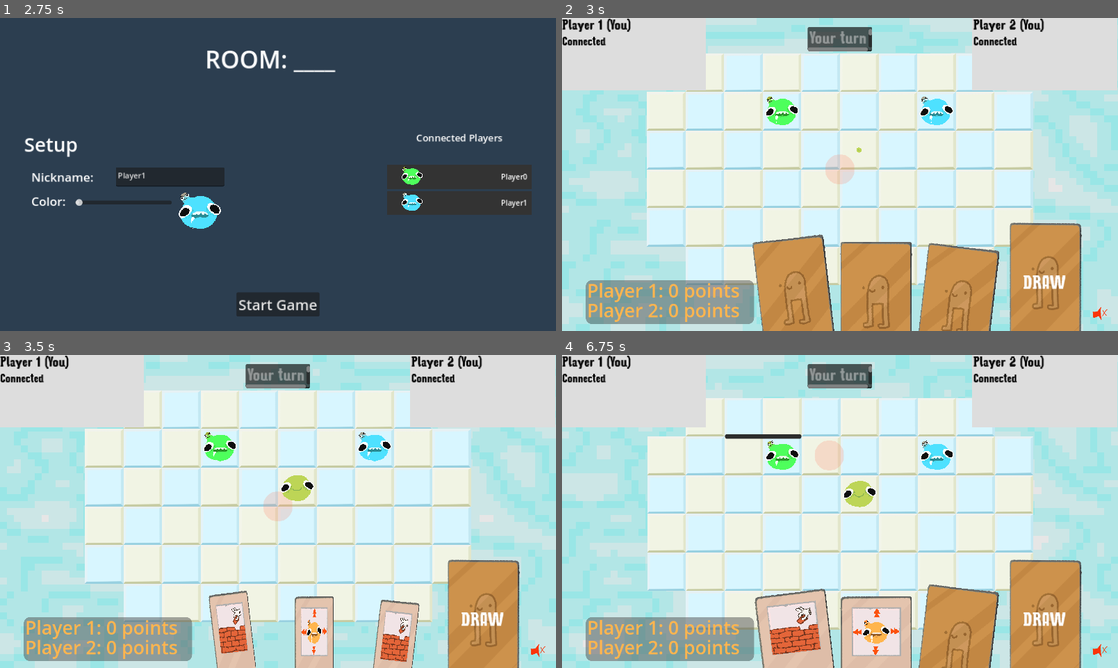
Above: before the commit, frames 1-4 (two rows, left to right).
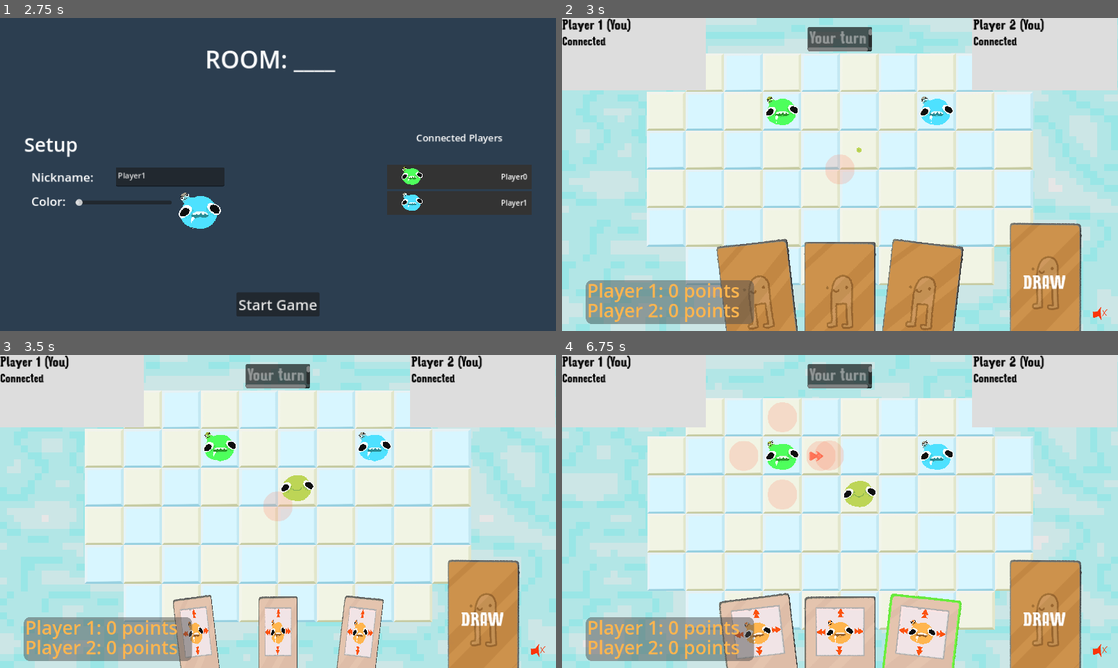
Above: after the commit, the same moments.

Repository: patator62180/GDWL_67
Game: Godot game, scene res://scenes/main/main.tscn
Two runs of this game, one before a commit and one after it. Both use one fixed random seed, a clock stepped at 60 frames per second and the inputs below.
Inputs (mouse positions are in pixels of both pictures, inside the frame that each line leads up to):
- Up to frame 1 (2.75 s): click "[FAKE] Start as player (local)" at 0.5 s; click (322, 274) at 1.27 s; type "12" at 1.35 s; click "PLAY LOCAL" at 2 s
- Up to frame 2 (3 s): click "Start Game" at 2.75 s
- Up to frame 3 (3.5 s): no input
- Up to frame 4 (6.75 s): tap Enter (ui_accept) at 3.5 s; drag from (840, 511) to (784, 448) at 3.52 s; drag from (762, 655) to (784, 455) at 4.27 s; move the mouse to (840, 655) at 5.02 s; hold Right (right) 5.03-5.75 s; click (840, 655) at 5.17 s; drag from (917, 655) to (934, 448) at 5.77 s; drag from (778, 455) to (934, 455) at 6.52 s

Frame 1 is identical in both runs. In frame 2, 7.6% of the frame differs, in the area x 27-79%, y 69-100%; in frame 3, 8.7%; in frame 4, 11%, in the area x 28-79%, y 15-100%.

Commit message:
HAMMER TIME

Diff:
--- a/scenes/cards/card.tscn
+++ b/scenes/cards/card.tscn
@@ -163,9 +163,10 @@
 anchor_top = 0.5
 anchor_right = 0.5
 anchor_bottom = 0.5
-offset_top = 0.000152588
-offset_right = 150.0
-offset_bottom = 250.001
+offset_left = -75.0
+offset_top = -125.002
+offset_right = 75.0
+offset_bottom = 124.999
 grow_horizontal = 2
 grow_vertical = 2
 pivot_offset = Vector2(75, 125)
--- a/scenes/cards/hand.gd
+++ b/scenes/cards/hand.gd
@@ -21,8 +21,9 @@
 
 # Called when the node enters the scene tree for the first time.
 func _ready():
-    card_ressources.append(preload("res://scenes/cards/movement_card.tres"))
-    card_ressources.append(preload("res://scenes/cards/wall_card.tres"))
+    card_ressources.append(preload("res://scenes/cards/resources/movement_card.tres"))
+    card_ressources.append(preload("res://scenes/cards/resources/wall_card.tres"))
+    card_ressources.append(preload("res://scenes/cards/resources/hammer_card.tres"))
     card_scene = preload("res://scenes/cards/card.tscn")
     for ressource in card_ressources:
         total_weight += ressource.weight
--- /dev/null
+++ b/scenes/cards/resources/hammer_card.tres
@@ -0,0 +1,10 @@
+[gd_resource type="Resource" load_steps=3 format=3 uid="uid://bvshsitoer67q"]
+
+[ext_resource type="Texture2D" uid="uid://eog1weltf0pg" path="res://sprites/hammer.png" id="1_53u8c"]
+[ext_resource type="Script" path="res://scenes/cards/card_resource.gd" id="2_ciddk"]
+
+[resource]
+script = ExtResource("2_ciddk")
+icon = ExtResource("1_53u8c")
+type = "Hammer"
+weight = 10
--- /dev/null
+++ b/scenes/cards/resources/wall_card.tres
@@ -0,0 +1,10 @@
+[gd_resource type="Resource" load_steps=3 format=3 uid="uid://b04li8a4ocs22"]
+
+[ext_resource type="Texture2D" uid="uid://p5xo7djwi0ye" path="res://sprites/Fond_carte_wall.png" id="1_y8w6t"]
+[ext_resource type="Script" path="res://scenes/cards/card_resource.gd" id="2_6exif"]
+
+[resource]
+script = ExtResource("2_6exif")
+icon = ExtResource("1_y8w6t")
+type = "Wall"
+weight = 10
--- a/scenes/cards/wall_card.tres
+++ /dev/null
@@ -1,10 +0,0 @@
-[gd_resource type="Resource" load_steps=3 format=3 uid="uid://b04li8a4ocs22"]
-
-[ext_resource type="Texture2D" uid="uid://p5xo7djwi0ye" path="res://sprites/Fond_carte_wall.png" id="1_6r511"]
-[ext_resource type="Script" path="res://scenes/cards/card_resource.gd" id="1_53hyi"]
-
-[resource]
-script = ExtResource("1_53hyi")
-icon = ExtResource("1_6r511")
-type = "Wall"
-weight = 8
--- a/scenes/game/game.gd
+++ b/scenes/game/game.gd
@@ -73,6 +73,23 @@
         end_turn()
 
 @rpc('any_peer')
+func end_player_turn_hammer(grid_pos: Vector2):
+    if Mediator.instance.is_server():
+        #grid.add_wall(grid_pos, tile_index)
+        var hammer_hits = grid.get_hammer_hits(grid_pos)
+        #grid.break_walls(grid_pos, hammer_hits)
+
+        grid.add_wall(grid_pos, hammer_hits[0])
+        Mediator.instance.call_on_players(propagate_add_wall, grid_pos, hammer_hits[0])
+
+        for i in range(grid.cardinal.size()):
+            var direction = grid.cardinal[i]
+            grid.add_wall(grid_pos + direction, hammer_hits[i+1])
+            Mediator.instance.call_on_players(propagate_add_wall, grid_pos + direction, hammer_hits[i+1])
+
+        end_turn()
+
+@rpc('any_peer')
 func update_nickname(player_index: int, nickname: String):
     if player_index <= len(peer_players) - 1:
         peer_players[player_index].nickname = nickname
@@ -211,6 +228,10 @@
 @rpc('authority')
 func propagate_add_wall(grid_pos: Vector2, tile_index: int):
     grid.add_wall(grid_pos, tile_index)
+
+@rpc('authority')
+func propagate_break_wall(grid_pos: Vector2, hammer_hits: Array[int]):
+    grid.break_walls(grid_pos, hammer_hits)
 
 func check_tile(grid_pos:Vector2, check_players: bool):
     if check_players:
--- a/scenes/game/player_controller.gd
+++ b/scenes/game/player_controller.gd
@@ -97,6 +97,11 @@
         Mediator.instance.call_on_server(game.end_player_turn_place_wall, grid_pos, tile_index)
         hud.hand.consume_selected_card()
 
+func on_hammer_click(grid_pos: Vector2):
+    if Mediator.instance.is_player() and can_play():
+        Mediator.instance.call_on_server(game.end_player_turn_hammer, grid_pos)
+        hud.hand.consume_selected_card()
+
 func on_card_selected(cardType : String):
     grid.selected_card_type = cardType
 
@@ -109,5 +114,6 @@
     hud.hand.card_selected.connect(on_card_selected)
     hud.hand.draw_card_for_turn.connect(on_card_draw)
     grid.wall_click.connect(on_wall_click)
+    grid.hammer_click.connect(on_hammer_click)
     lobby.nickname_edited.connect(on_nickname_edited)
     lobby.color_changed.connect(on_color_changed)
--- a/scenes/grid/grid.gd
+++ b/scenes/grid/grid.gd
@@ -13,6 +13,7 @@
 signal cell_hovered
 signal wall_click
 signal wall_placed
+signal hammer_click
 
 var grid_size
 
@@ -38,6 +39,13 @@
     Vector2.DOWN + Vector2.LEFT
 ]
 
+var square = [
+    Vector2.ZERO,
+    Vector2.RIGHT,
+    Vector2.DOWN,
+    Vector2.RIGHT + Vector2.DOWN
+]
+
 var selected_tile = null
 var previous_hovered_tile = null
 
@@ -61,7 +69,13 @@
     if selected_card_type == "Movement":
         show_movement_arrow(position)
 
+    if selected_card_type == "Hammer":
+        show_hammer_highlight(position)
+
 func on_mouse_click(position: Vector2, is_left_click: bool):
+    if !PlayerController.instance.can_play():
+        return
+
     if selected_card_type == "Movement" and is_left_click:
         var grid_pos = get_grid_pos(position)
         var cell_tile_data = tile_map.get_cell_source_id(0, grid_pos)
@@ -76,9 +90,15 @@
             current_wall_index = 1 if current_wall_index == 0 else 0
             draw_wall_highlight()
 
+    if selected_card_type == "Hammer":
+        try_use_hammer(position)
+
 func on_mouse_exited():
     selection_wall_tile_map.clear()
     selected_wall_tile = null
+
+    if selected_card_type == "Hammer":
+        selection_tile_map.clear()
 
 func _process(delta):
     if selected_card_type != "Wall" and selected_wall_tile != null:
@@ -87,7 +107,6 @@
 
     if selected_card_type != "Movement" and selected_tile != null:
         clear_possible_selections()
-
 
 func get_grid_pos(position: Vector2):
     return Vector2(floor(position.x / grid_size), floor(position.y / grid_size))
@@ -157,6 +176,10 @@
 
 func draw_wall_highlight():
     selection_wall_tile_map.clear()
+
+    if selected_wall_tile == null:
+        return
+
     selection_wall_tile_map.set_cell(0, selected_wall_tile, current_wall_index, Vector2.ZERO)
 
 func show_movement_arrow(position: Vector2):
@@ -191,3 +214,39 @@
     if previous_hovered_tile != null:
         selection_tile_map.set_cell(0, previous_hovered_tile, 0, Vector2.ZERO)
         previous_hovered_tile = null
+
+func try_use_hammer(position: Vector2):
+    var offset_grid_tile = get_grid_pos(position - Vector2.ONE * grid_size / 2)
+
+    hammer_click.emit(offset_grid_tile)
+    selection_tile_map.clear()
+
+func show_hammer_highlight(position: Vector2):
+    var offset_grid_tile = get_grid_pos(position - Vector2.ONE * grid_size / 2)
+
+    selection_tile_map.clear()
+    for direction in square:
+        var pos = Vector2(offset_grid_tile + direction)
+        if is_possible_tile(pos):
+            selection_tile_map.set_cell(0, pos, 0, Vector2(0,0))
+
+func get_hammer_hits(grid_position: Vector2):
+    var wall_up = wall_tile_map.get_cell_source_id(0, grid_position + Vector2.UP)
+    if wall_up != 0:
+        wall_up = max(-1, wall_up - 2)
+
+    var wall_down = wall_tile_map.get_cell_source_id(0, grid_position + Vector2.DOWN)
+    if wall_down != 0:
+        wall_down = max(-1, wall_down - 2)
+
+    var wall_left = wall_tile_map.get_cell_source_id(0, grid_position + Vector2.LEFT)
+    if wall_left != 1:
+        wall_left = max(-1, wall_left - 1)
+
+    var wall_right = wall_tile_map.get_cell_source_id(0, grid_position + Vector2.RIGHT)
+    if wall_right != 1:
+        wall_right = max(-1, wall_right - 1)
+
+    var hammer_hits = [-1, wall_up, wall_down, wall_right, wall_left]
+
+    return hammer_hits as Array[int]
--- a/scenes/player/player.gd
+++ b/scenes/player/player.gd
@@ -91,7 +91,6 @@
 func shoot_your_shot(position: Vector2):
     parasite_throwed.emit()
     var parasite = parasite_scene.instantiate() as Parasite
-    #parasite.parasited.connect(on_parasited)
     get_parent().add_child(parasite)
 
     var offset = Vector2.ONE * tile_size / 2
@@ -99,6 +98,3 @@
     parasite.position = self.position + offset
     position = position + offset
     parasite.fly_to(position)
-
-#func on_parasited():
-    #parasited.emit()
Renamed: scenes/cards/movement_card.tres -> scenes/cards/resources/movement_card.tres
Binary file added: sprites/hammer.png
Not shown, added: sprites/hammer.png.import
